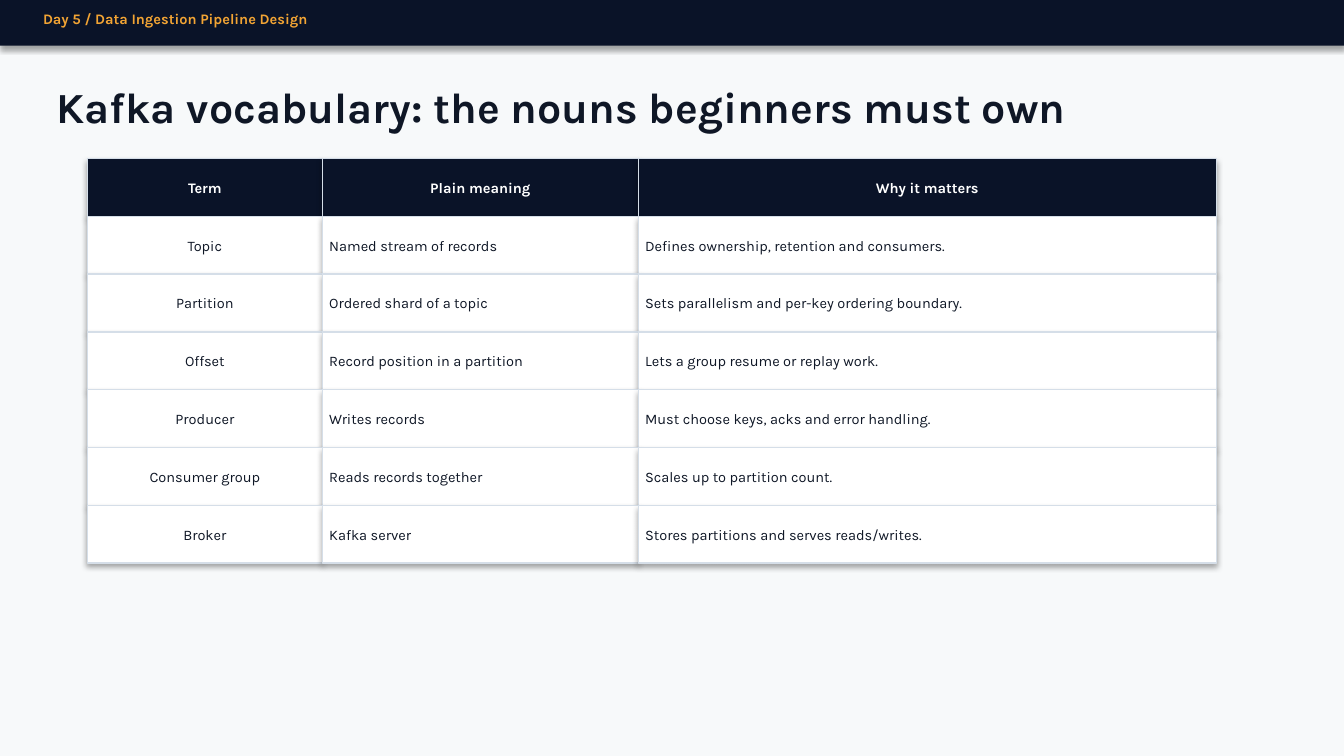
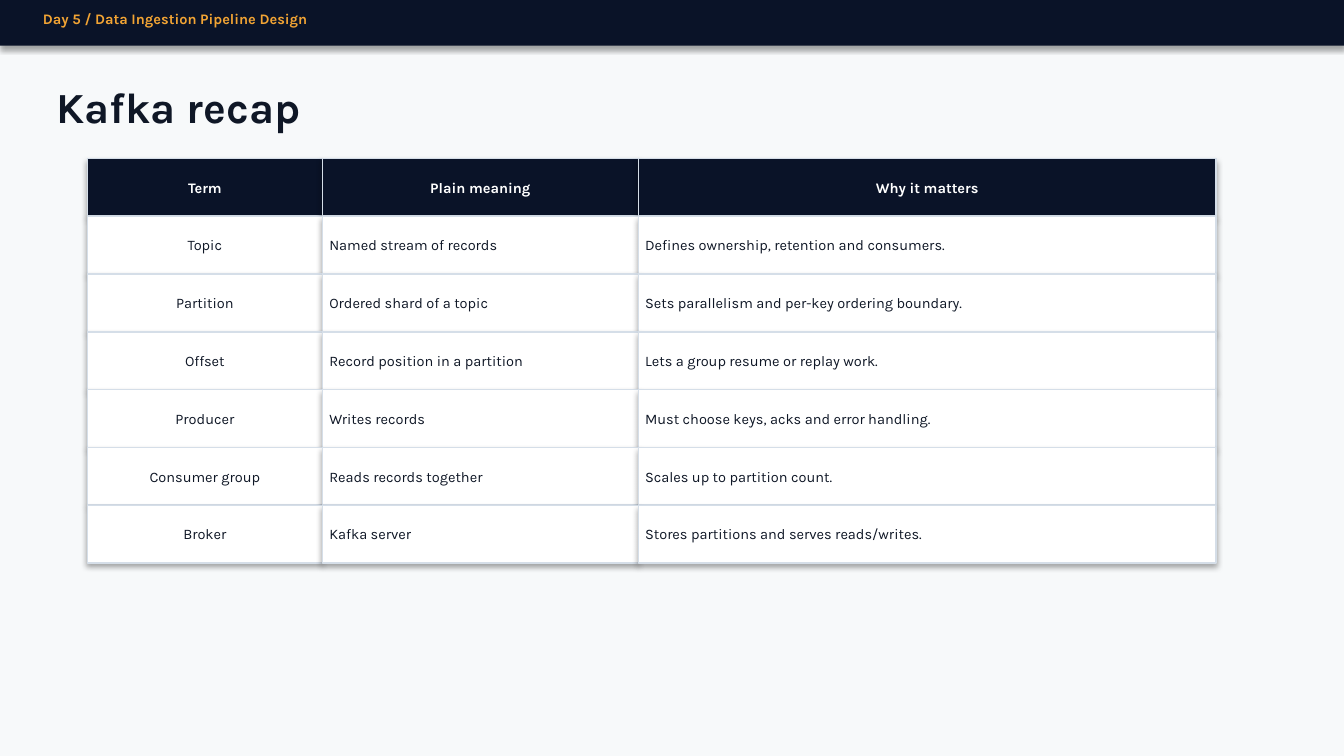
Before and after one commit to Icynima/Medallion-pipeline, a slide deck: slide 6 of Week_01/Day_05/Slides/Day_05_Slides.pptx. Drawn at 1344x756 pixels with LibreOffice and Linux fonts; fonts in the diff are those of the drawing. Boxes give left, top, right and bottom in pixels: in the first picture for what was removed or moved away, otherwise in the second. Text is boxed around its words. In the diff, an @@ line names an element or a change of style, - is before the commit and + after.

```diff
--- a/Week_01/Day_05/Slides/Day_05_Slides.pptx
+++ b/Week_01/Day_05/Slides/Day_05_Slides.pptx
@@ text at box(56, 93, 301, 133): text changed @@
-Kafka vocabulary: the nouns beginners must own
+Kafka recap
```
Also in this commit, not shown: 2 other slides changed, 13 slides added, 3 slides removed.
